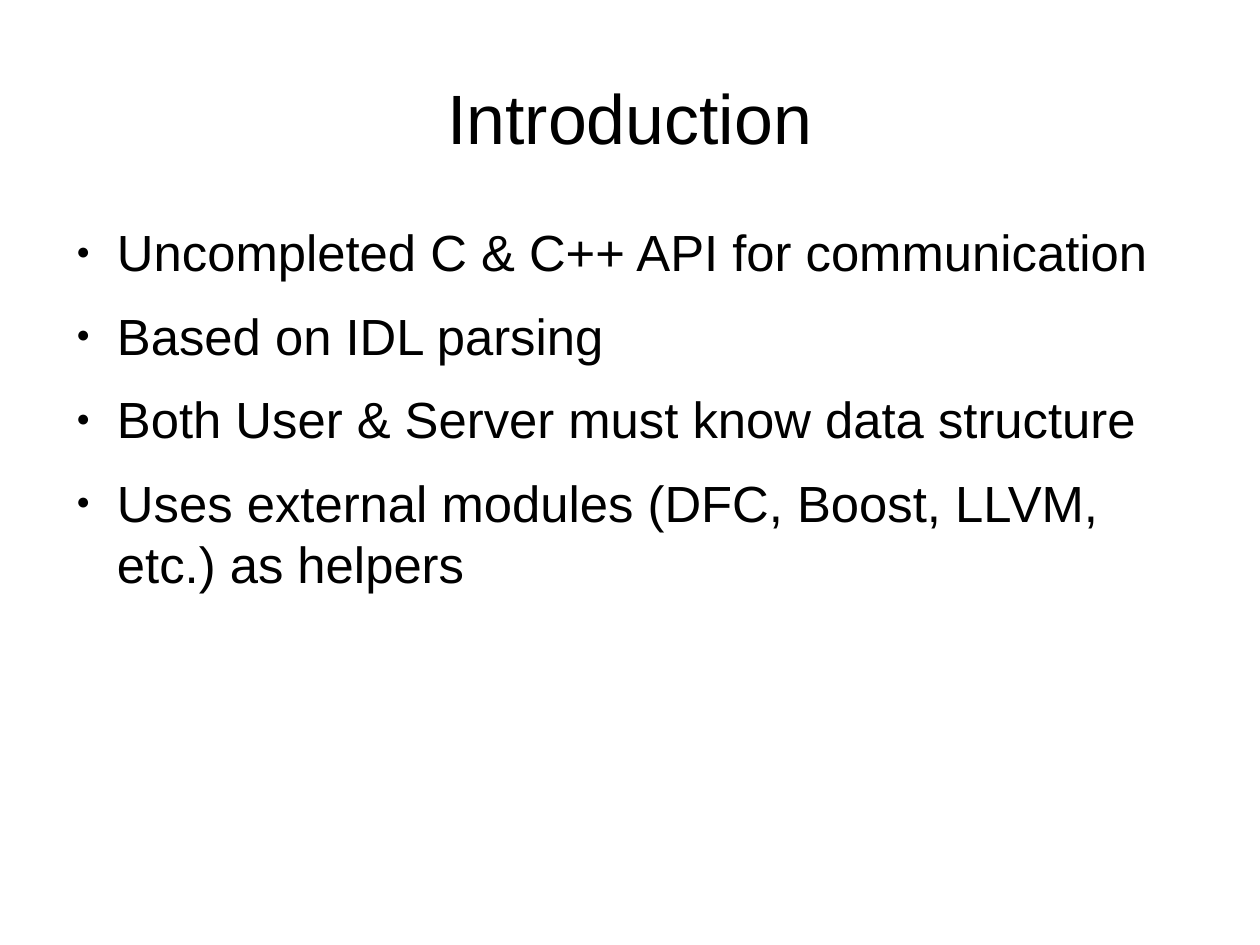
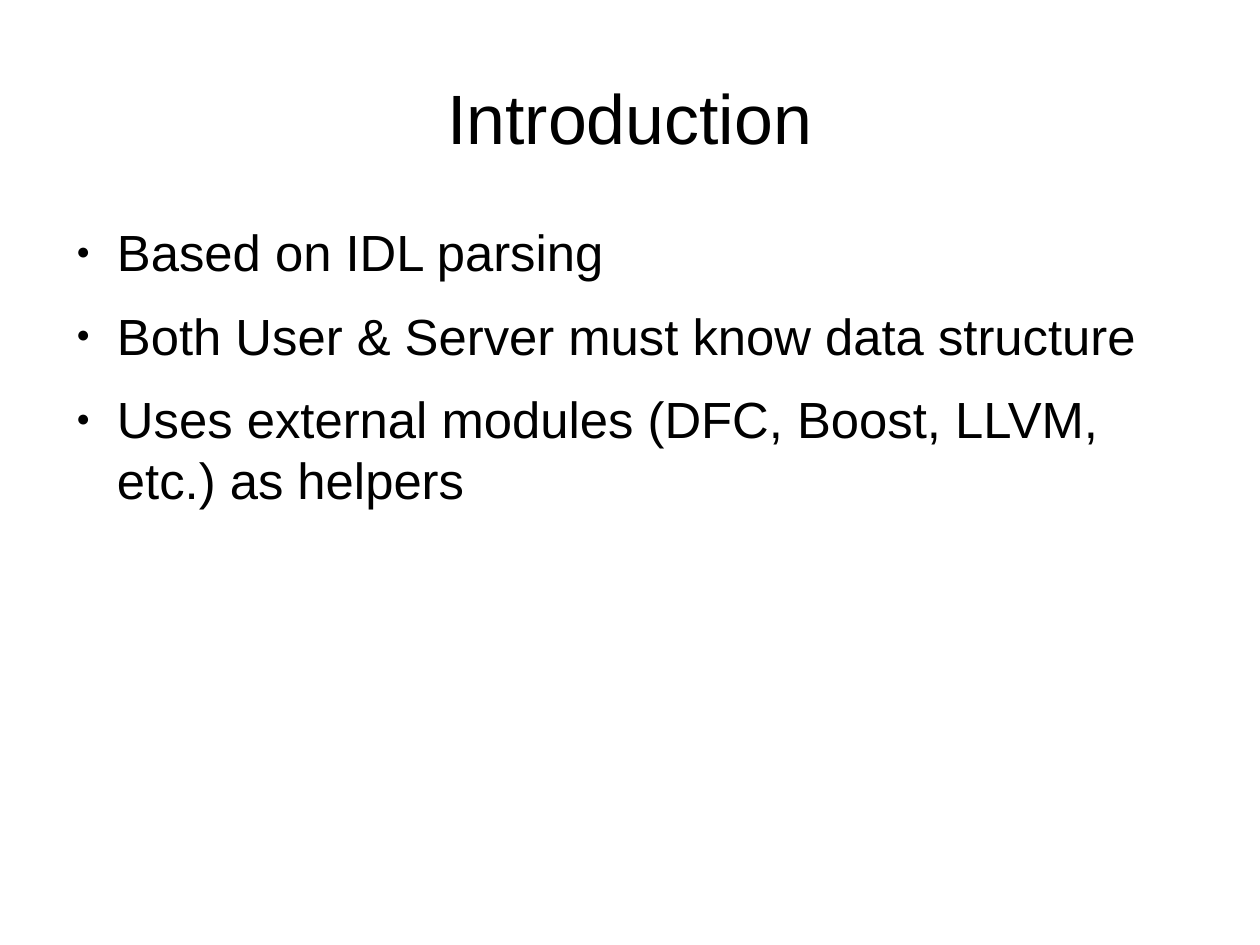
Before and after one commit to eProsima/Dynamic-Fast-Buffers, a slide deck: slide 2 of doc/DynamicFastBuffers.odp. Drawn at 1260x945 pixels with LibreOffice and Linux fonts; fonts in the diff are those of the drawing. Boxes give left, top, right and bottom in pixels: in the first picture for what was removed or moved away, otherwise in the second. Text is boxed around its words. In the diff, an @@ line names an element or a change of style, - is before the commit and + after.

```diff
--- a/doc/DynamicFastBuffers.odp
+++ b/doc/DynamicFastBuffers.odp
@@ text at box(117, 234, 1148, 282): paragraph removed @@
-● Uncompleted C & C++ API for communication
```
Also in this commit, not shown: 2 other slides changed, 1 slide removed, 5 other files.
